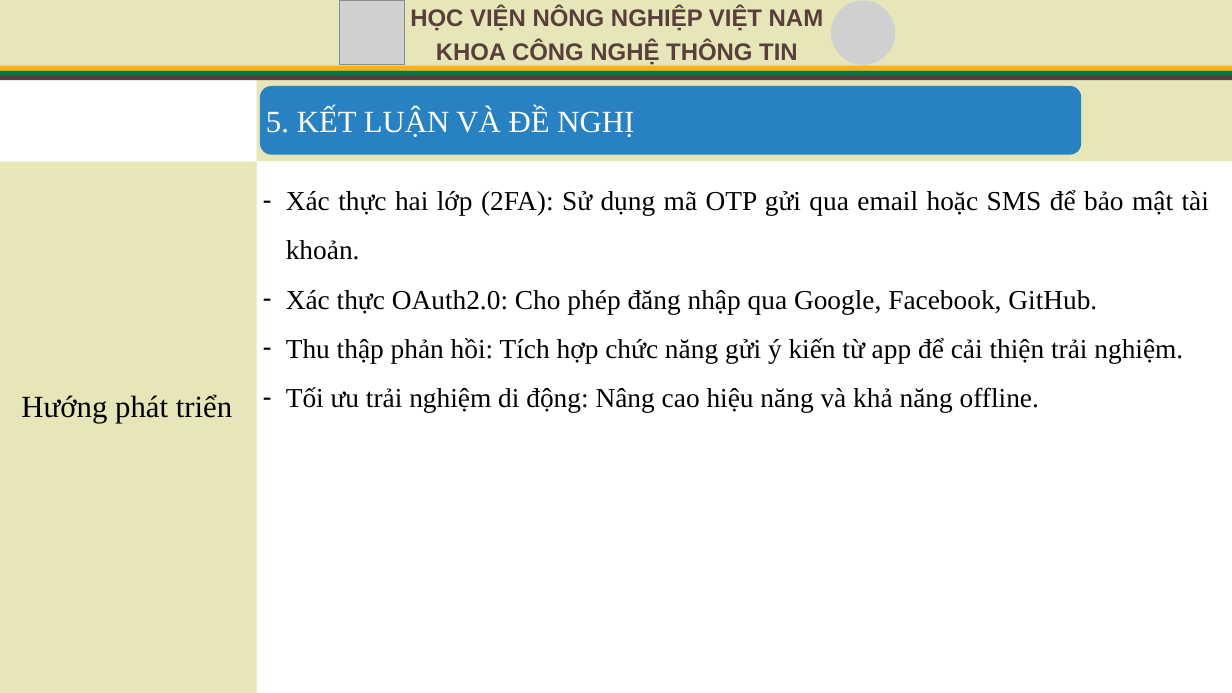
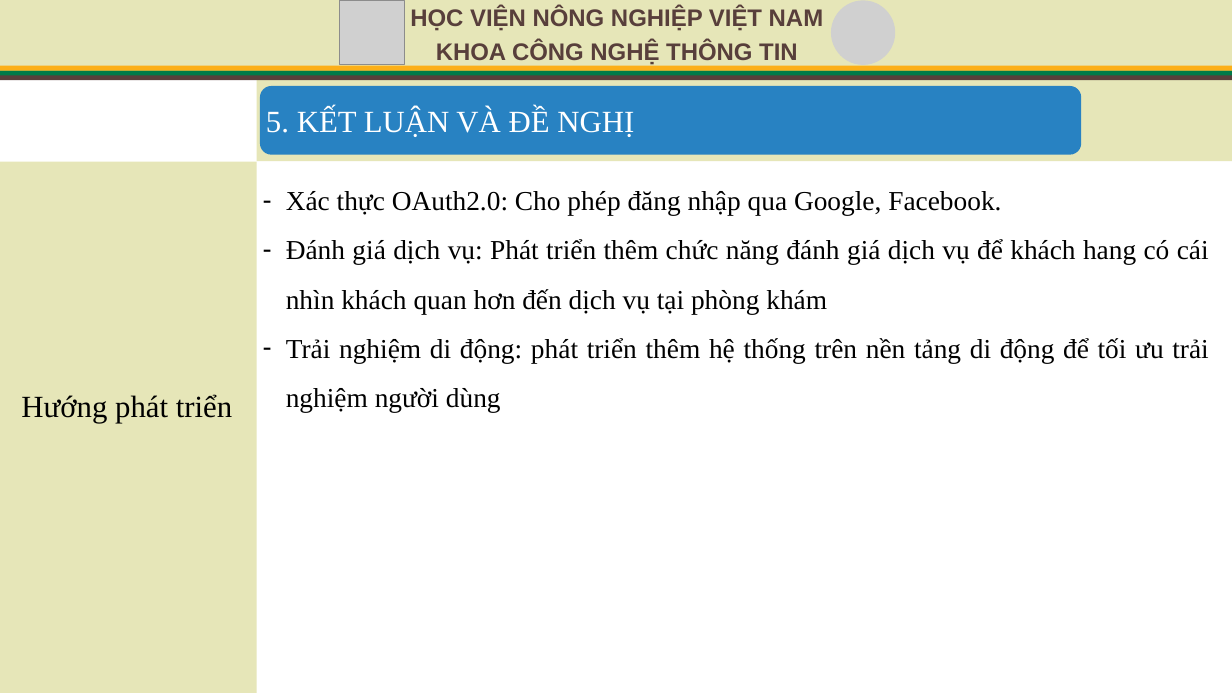
Before and after one commit to HungTran1412/veterinary-clinic-api, a slide deck: slide 39 of VeterinaryClinic.API/wwwroot/Document/TrinhChieu_KLTN.pptx. Drawn at 1232x693 pixels with LibreOffice and Linux fonts; fonts in the diff are those of the drawing; grey boxes stand for pictures. Boxes give left, top, right and bottom in pixels: in the first picture for what was removed or moved away, otherwise in the second. Text is boxed around its words. In the diff, an @@ line names an element or a change of style, - is before the commit and + after.

Commit message:
update slide

```diff
--- a/VeterinaryClinic.API/wwwroot/Document/TrinhChieu_KLTN.pptx
+++ b/VeterinaryClinic.API/wwwroot/Document/TrinhChieu_KLTN.pptx
@@ text at <box>286,191,1209,412</box>: text changed @@
-– Xác thực hai lớp (2FA): Sử dụng mã OTP gửi qua email hoặc SMS để bảo mật tài khoản.
-– Xác thực OAuth2.0: Cho phép đăng nhập qua Google, Facebook, GitHub.
-– Thu thập phản hồi: Tích hợp chức năng gửi ý kiến từ app để cải thiện trải nghiệm.
-– Tối ưu trải nghiệm di động: Nâng cao hiệu năng và khả năng offline.
+– Xác thực OAuth2.0: Cho phép đăng nhập qua Google, Facebook.
+– Đánh giá dịch vụ: Phát triển thêm chức năng đánh giá dịch vụ để khách hang có cái nhìn khách quan hơn đến dịch vụ tại phòng khám
+– Trải nghiệm di động: phát triển thêm hệ thống trên nền tảng di động để tối ưu trải nghiệm người dùng
```
Also in this commit, not shown: 3 other slides changed.
